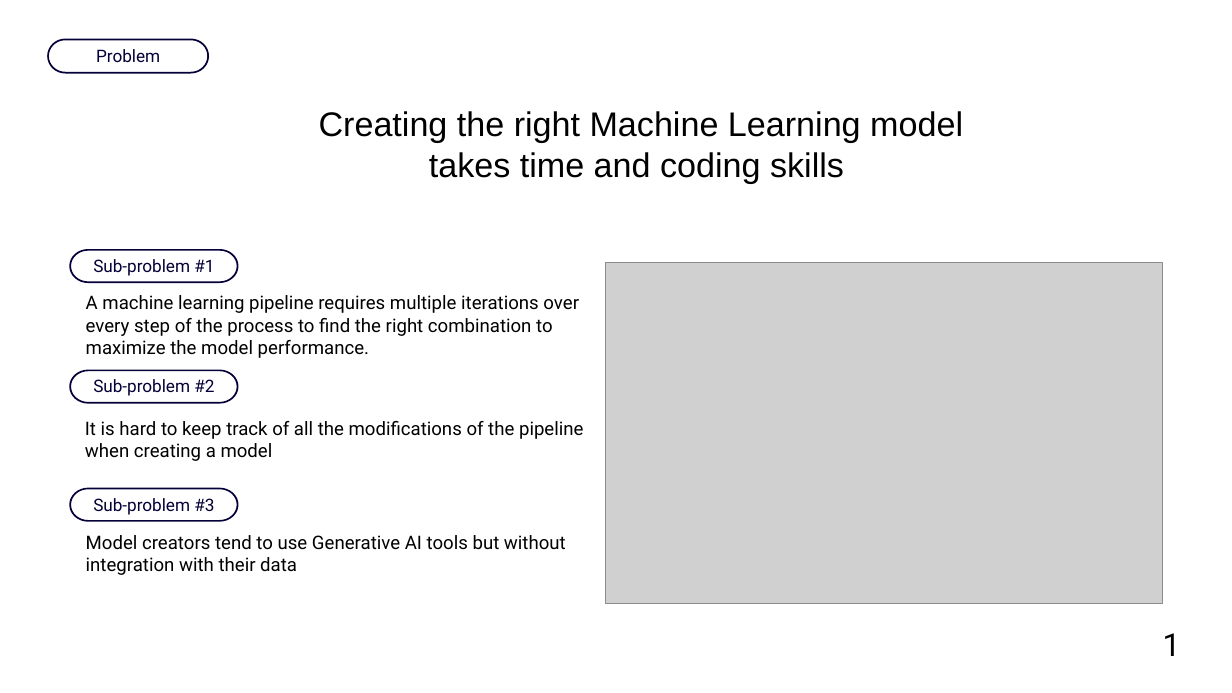
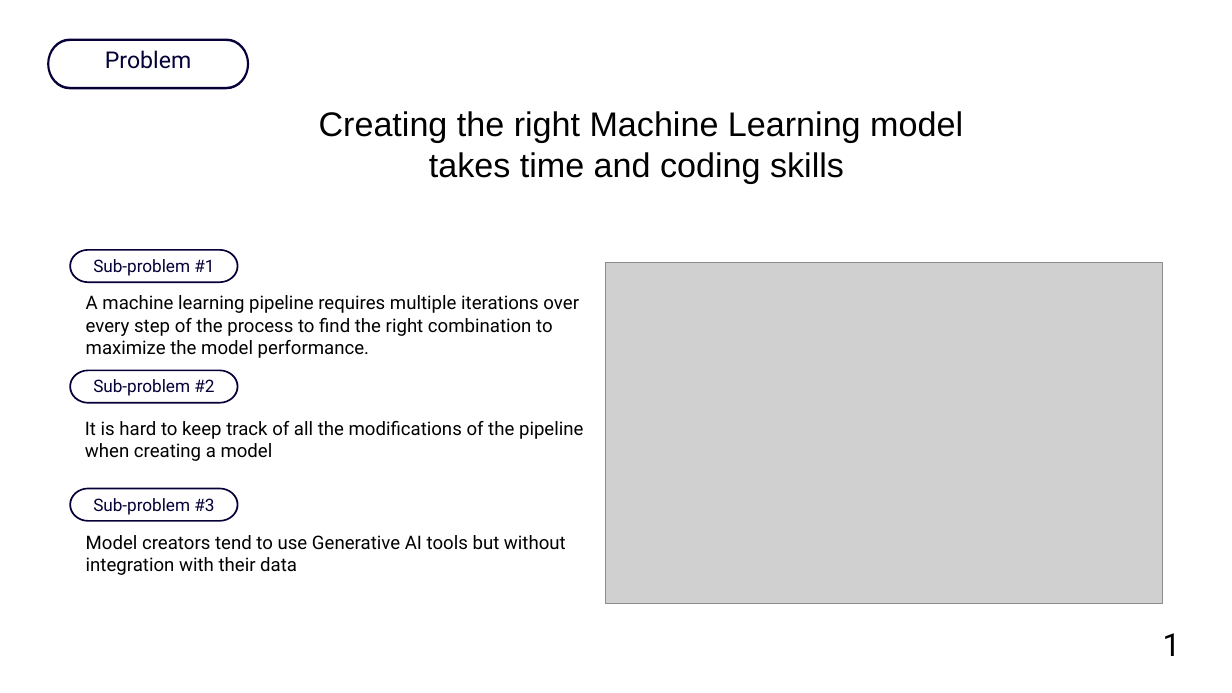
Before and after one commit to Rodrigo-Coloma/ml_assistant, a slide deck: slide 2 of Presentation.pptx (slide 3 before the commit). Drawn at 1232x693 pixels with LibreOffice and Linux fonts; fonts in the diff are those of the drawing; grey boxes stand for pictures. Boxes give left, top, right and bottom in pixels: in the first picture for what was removed or moved away, otherwise in the second. Text is boxed around its words. In the diff, an @@ line names an element or a change of style, - is before the commit and + after.

```diff
--- a/Presentation.pptx
+++ b/Presentation.pptx
@@ text "Problem" at (105, 50, 191, 69): size 13.3 to 18 pt @@
@@ freeform shape: place and size @@
-freeform shape at (47, 39, 209, 74)
+freeform shape at (47, 39, 250, 90)
```
Also in this commit, not shown: 1 slide added, 2 slides removed, 18 other files.
